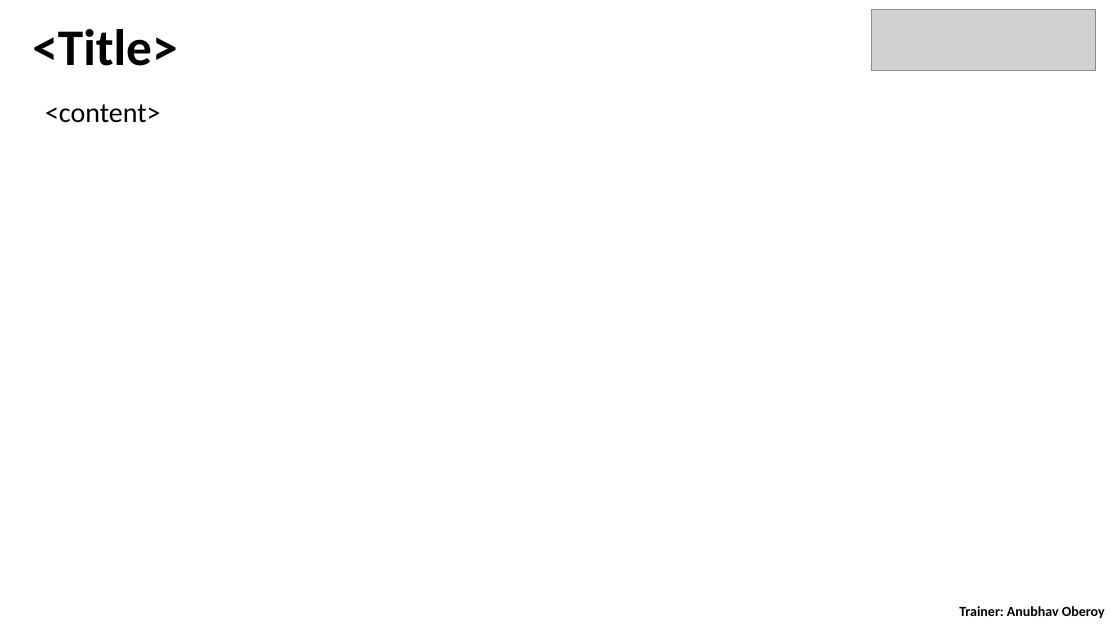
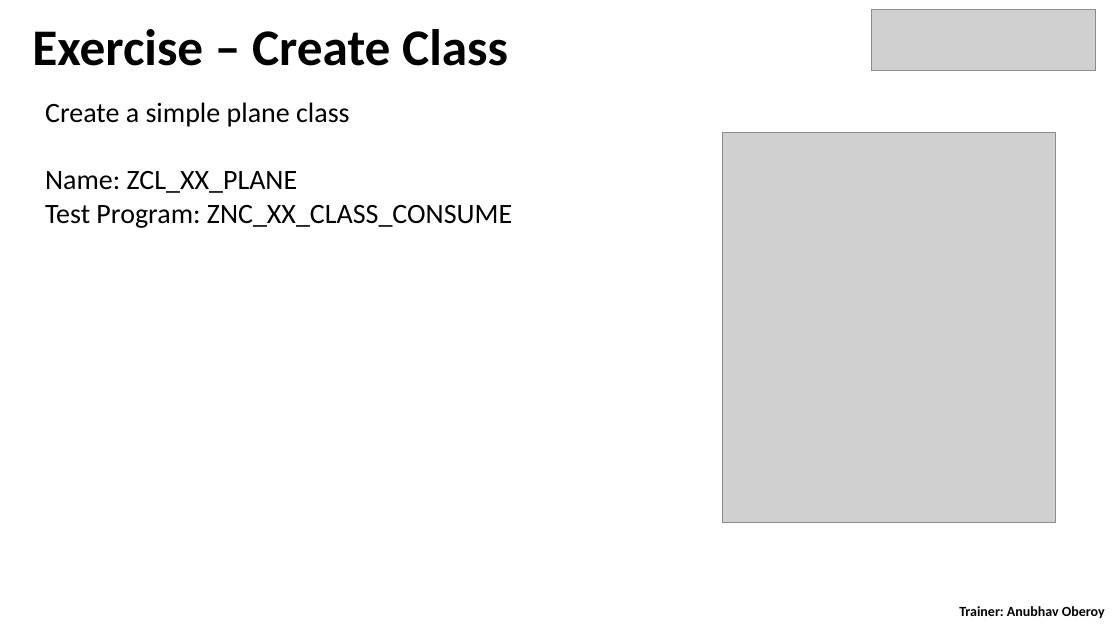
Before and after one commit to Grayser93/S4D400_Introduction_to_ABAP_on_S4HANA, a slide deck: slide 23 of day 4/S4D400 - Day 4.pptx. Drawn at 1120x630 pixels with LibreOffice and Linux fonts; fonts in the diff are those of the drawing; grey boxes stand for pictures. Boxes give left, top, right and bottom in pixels: in the first picture for what was removed or moved away, otherwise in the second. Text is boxed around its words. In the diff, an @@ line names an element or a change of style, - is before the commit and + after.

Commit message:
S4D400 ABAP programming on S/4HANA

```diff
--- a/day 4/S4D400 - Day 4.pptx
+++ b/day 4/S4D400 - Day 4.pptx
@@ text at bbox=[32, 29, 508, 66]: text changed @@
-<Title>
+Exercise – Create Class
@@ text at bbox=[45, 102, 512, 228]: text changed @@
-<content>
+Create a simple plane class
+Name: ZCL_XX_PLANE
+Test Program: ZNC_XX_CLASS_CONSUME
@@ picture added at bbox=[723, 133, 1055, 523] @@
```
Also in this commit, not shown: 10 other slides changed, 1 slide added, 11 slides removed, 6 other files.
